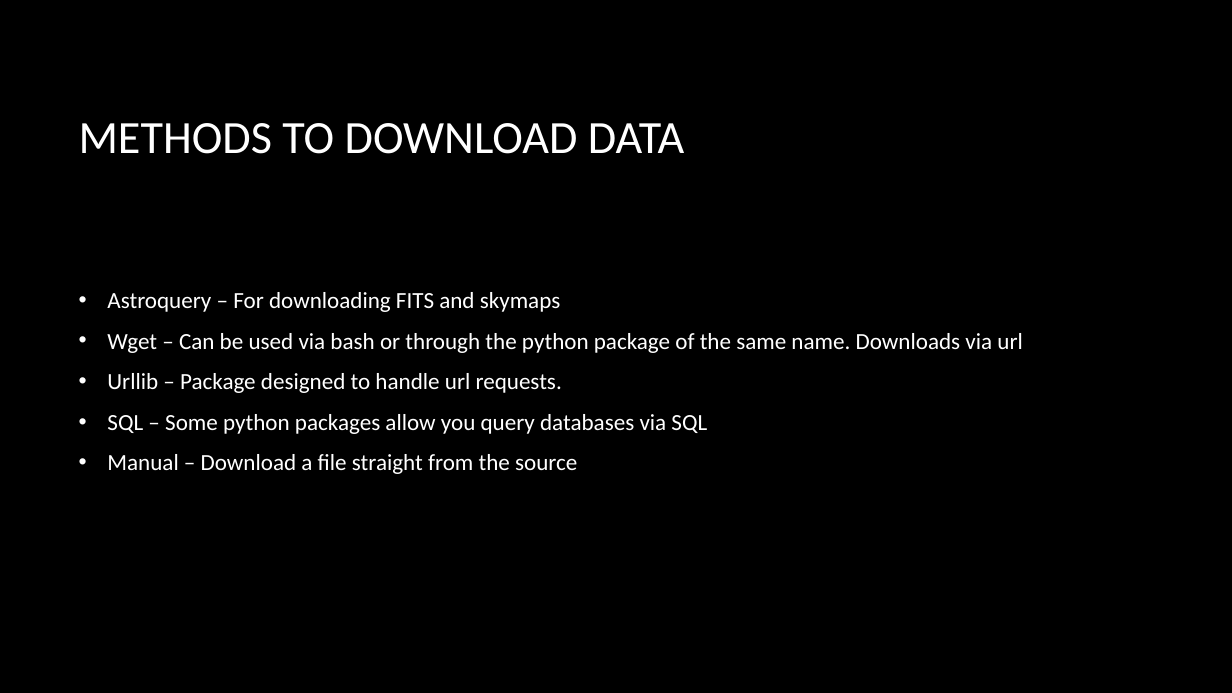
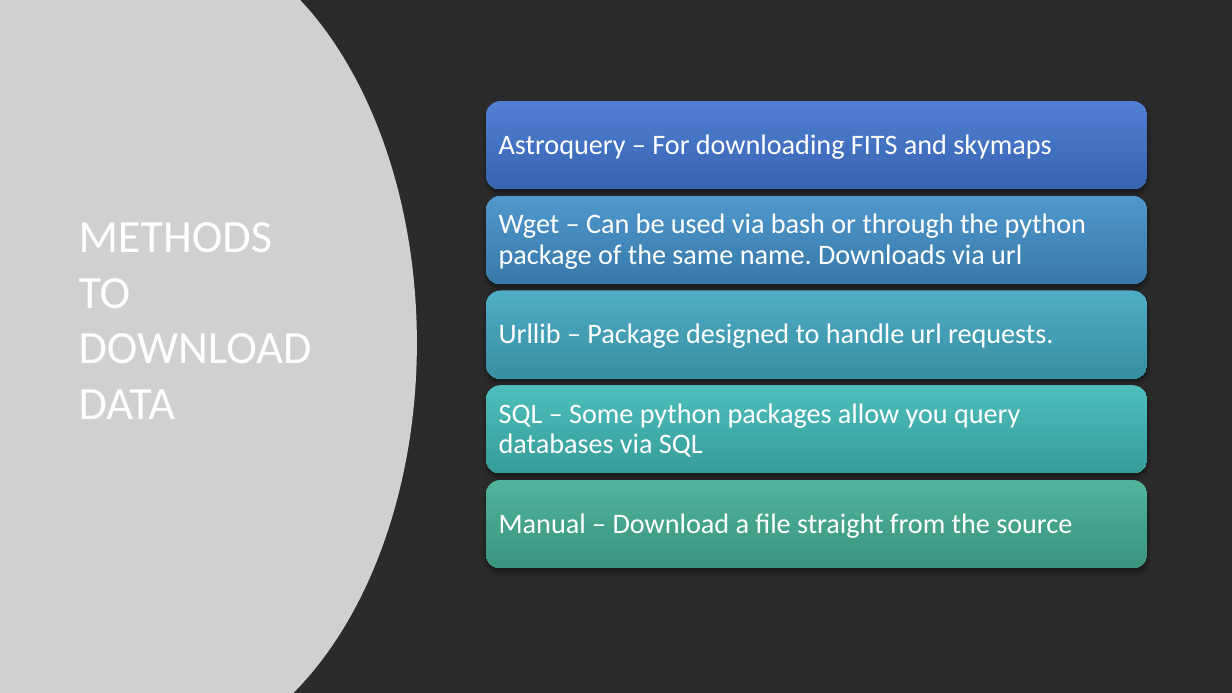
Before and after one commit to smandhai/Astro-Data-Handling-Tutorials, a slide deck: slide 6 of Intro to Astro-data .pptx. Drawn at 1232x693 pixels with LibreOffice and Linux fonts; fonts in the diff are those of the drawing; grey boxes stand for pictures; background and template pictures are left out; a plain dark background stands for a picture behind light text. Boxes give left, top, right and bottom in pixels: in the first picture for what was removed or moved away, otherwise in the second. Text is boxed around its words. In the diff, an @@ line names an element or a change of style, - is before the commit and + after.

```diff
--- a/Intro to Astro-data .pptx
+++ b/Intro to Astro-data .pptx
@@ rectangle added at [0,0,1232,693], fill #FFFFFF @@
@@ picture added at [0,0,417,693] @@
@@ title "METHODS TO DOWNLOAD DATA" rewrapped from [79,123,684,154] to [79,222,312,419] @@
@@ text removed at [107,292,1022,474] @@
-• Astroquery – For downloading FITS and skymaps
-• Wget – Can be used via bash or through the python package of the same name. Downloads via url
-• Urllib – Package designed to handle url requests.
-• SQL – Some python packages allow you query databases via SQL
-• Manual – Download a file straight from the source
@@ group added at [486,101,1148,568]: 5 rounded rectangles, 5 texts @@
+Astroquery – For downloading FITS and skymaps
+Wget – Can be used via bash or through the python package of the same name. Downloads via url
+Urllib – Package designed to handle url requests.
+SQL – Some python packages allow you query databases via SQL
+Manual – Download a file straight from the source
```
Also in this commit, not shown: 11 other slides changed, 2 slides added, 1 slide removed, 1 other file.
